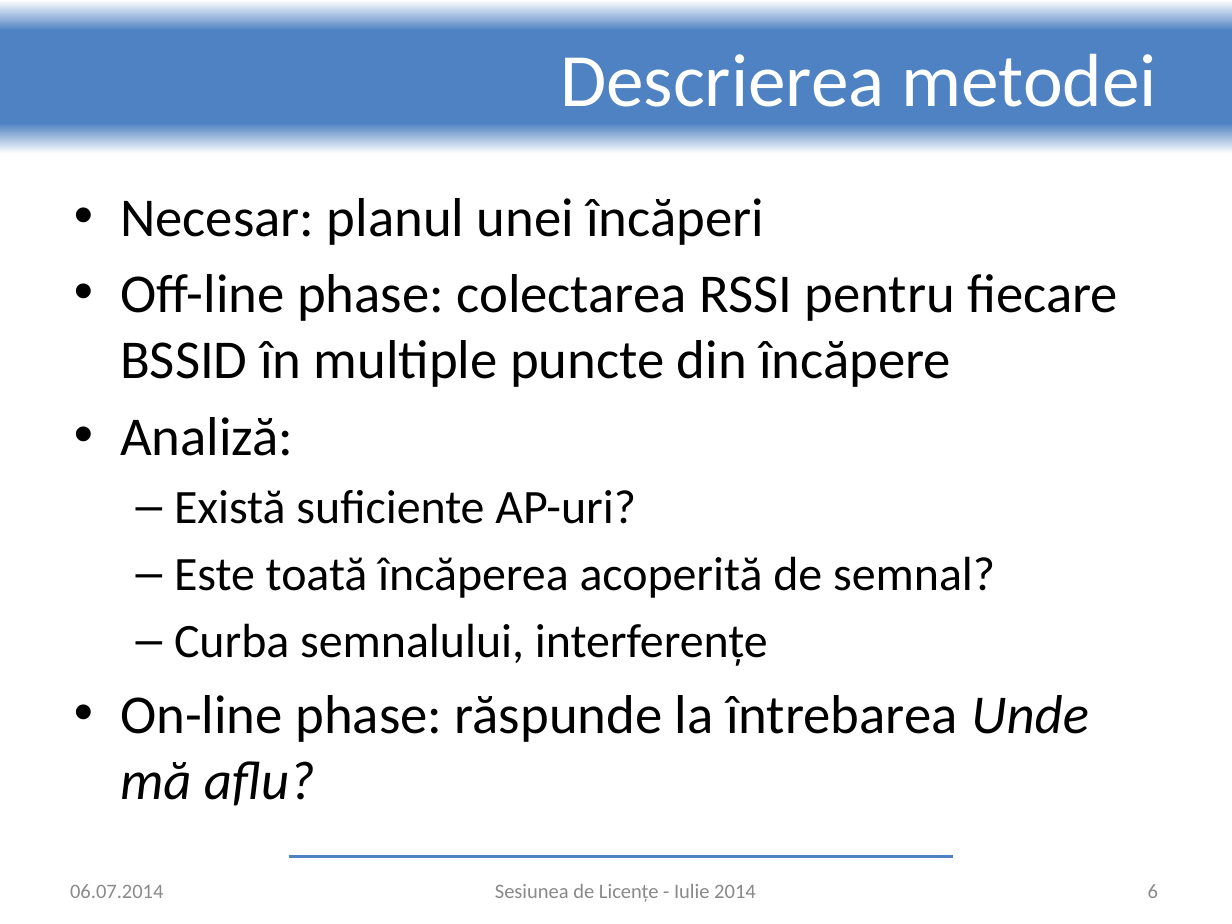
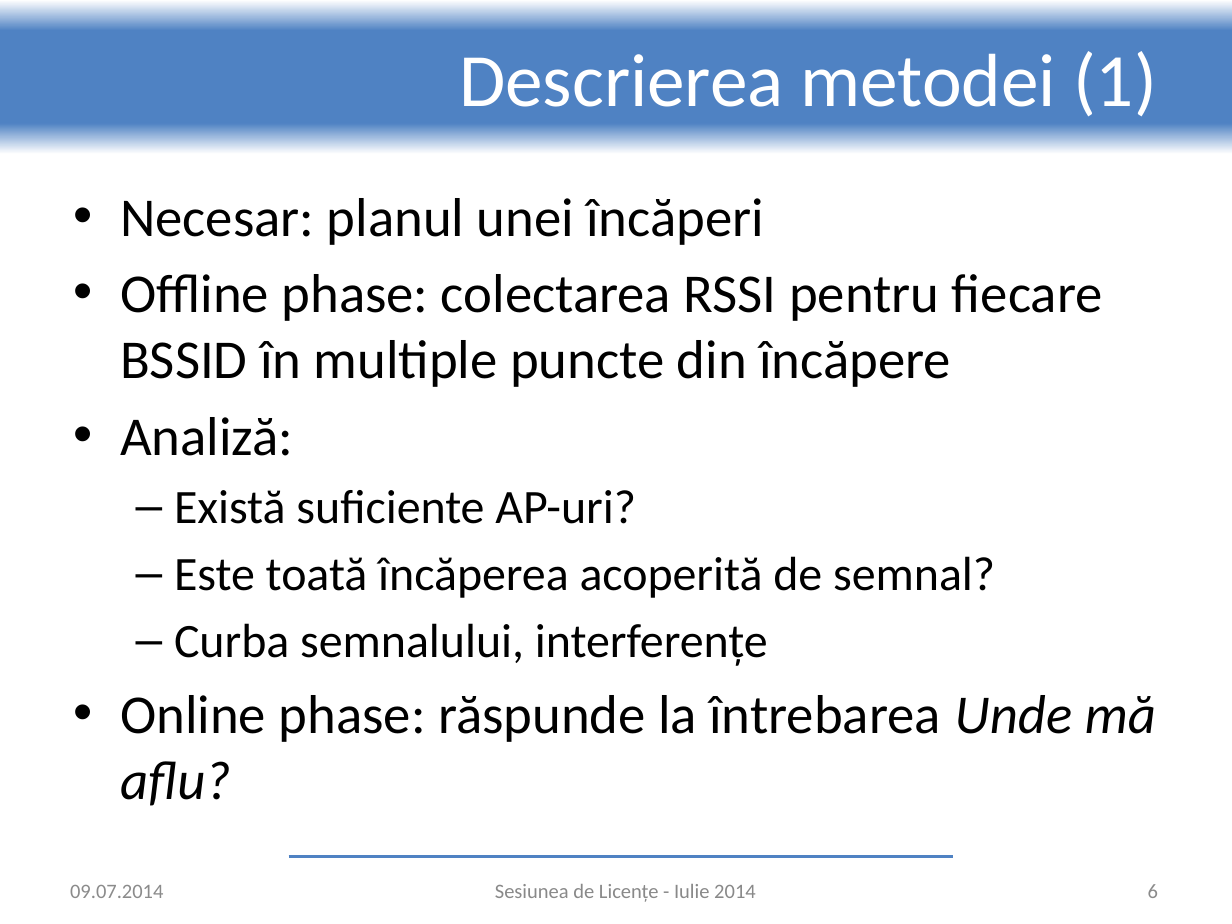
Before and after one commit to adrian-nicolau/radar, a slide deck: slide 6 of presentation.pptx. Drawn at 1232x924 pixels with LibreOffice and Linux fonts; fonts in the diff are those of the drawing; background and template pictures are left out. Boxes give left, top, right and bottom in pixels: in the first picture for what was removed or moved away, otherwise in the second. Text is boxed around its words. In the diff, an @@ line names an element or a change of style, - is before the commit and + after.

Commit message:
Finish presentation

```diff
--- a/presentation.pptx
+++ b/presentation.pptx
@@ title at [459,51,1157,116]: text changed @@
-Descrierea metodei
+Descrierea metodei (1)
@@ text at [120,274,1103,387]: text changed @@
-• Off-line phase: colectarea RSSI pentru fiecare BSSID în multiple puncte din încăpere
+• Offline phase: colectarea RSSI pentru fiecare BSSID în multiple puncte din încăpere
@@ text at [120,695,1156,806]: text changed @@
-• On-line phase: răspunde la întrebarea Unde mă aflu?
+• Online phase: răspunde la întrebarea Unde mă aflu?
@@ text at [70,885,163,898]: text changed @@
-06.07.2014
+09.07.2014
```
Also in this commit, not shown: 15 other slides changed, 5 slides added.
